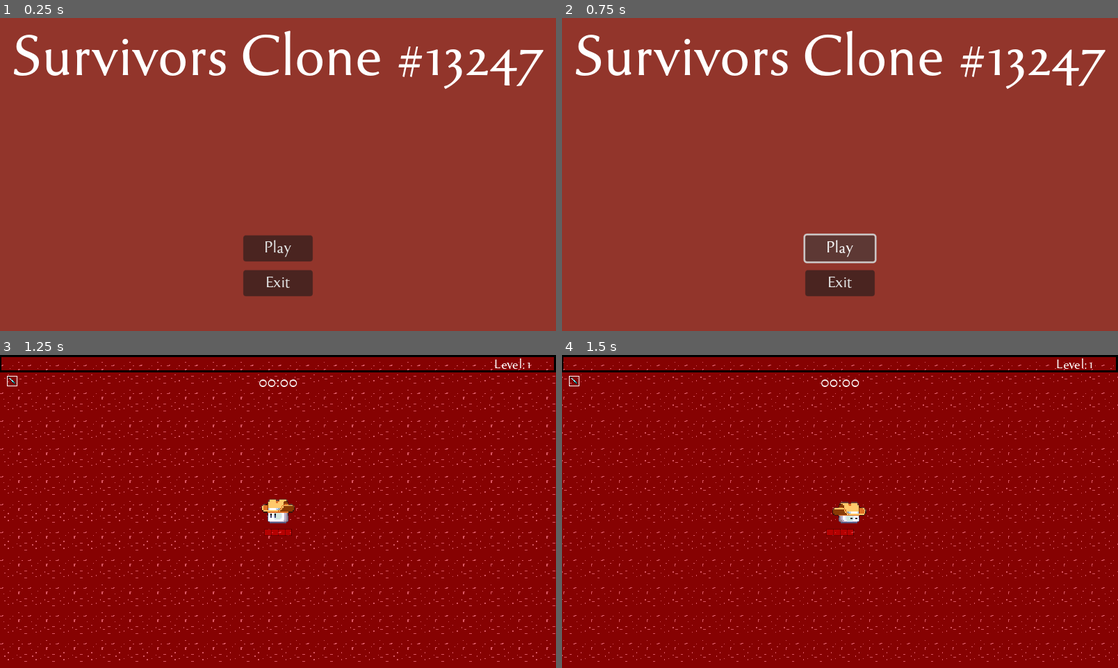
Above: before the commit, frames 1-4 (two rows, left to right).
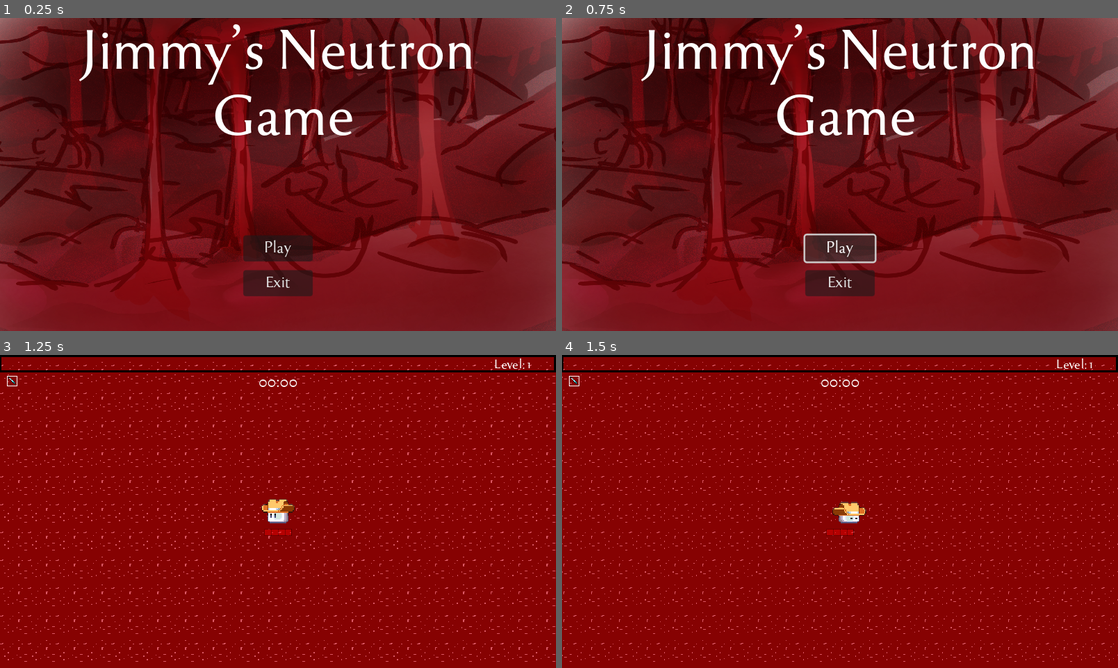
Above: after the commit, the same moments.

Repository: Magnus-Mage/GMTK-2024-Rythm
Game: Godot game, scene res://TitleScreen/menu.tscn
Same seed, same stepped clock (60 frames per second), same inputs: the game is played once before the commit and once after it. Sound files missing from this copy of the repository are replaced by a short silence.
Inputs (mouse positions are in pixels of both pictures, inside the frame that each line leads up to):
- Up to frame 1 (0.25 s): no input
- Up to frame 2 (0.75 s): click "Play" at 0.5 s
- Up to frame 3 (1.25 s): no input
- Up to frame 4 (1.5 s): tap Enter at 1.25 s; move the mouse to (962, 495) at 1.27 s; press the mouse at (962, 495) at 1.28 s; hold D (right) from 1.28 s (still down)

The runs differ from the first frame. In frame 1, 92% of the frame differs, in the area x 0-100%, y 0-100%; in frame 2, 91%; in frame 3, nothing differs; in frame 4, nothing differs.

Commit message:
final submit for now

Diff:
--- a/Enemy/enemy_cyclops.tscn
+++ b/Enemy/enemy_cyclops.tscn
@@ -1,7 +1,7 @@
 [gd_scene load_steps=12 format=3 uid="uid://bok7kd2psi5gl"]
 
 [ext_resource type="Script" path="res://Enemy/enemy.gd" id="1_c35cp"]
-[ext_resource type="Texture2D" uid="uid://b4tu8mxdnvsy1" path="res://Textures/Enemy/cyclops.png" id="2_qrtfd"]
+[ext_resource type="Texture2D" uid="uid://bhe1qbt43qnby" path="res://Textures/Enemy/germ_cyclops.png" id="2_8qpfn"]
 [ext_resource type="PackedScene" uid="uid://xy3cvpwdy828" path="res://Utility/hurt_box.tscn" id="3_4pchf"]
 [ext_resource type="PackedScene" uid="uid://uhr6mtuisqm1" path="res://Utility/hit_box.tscn" id="4_kwfkt"]
 [ext_resource type="AudioStream" uid="uid://bi7t7cjthnhhc" path="res://Audio/SoundEffect/enemy_hit.ogg" id="5_f6kha"]
@@ -11,7 +11,6 @@
 height = 14.0
 
 [sub_resource type="Animation" id="Animation_xfnyu"]
-length = 0.001
 tracks/0/type = "value"
 tracks/0/imported = false
 tracks/0/enabled = true
@@ -22,12 +21,12 @@
 "times": PackedFloat32Array(0),
 "transitions": PackedFloat32Array(1),
 "update": 1,
-"values": [0]
+"values": [1]
 }
 
 [sub_resource type="Animation" id="Animation_w8hns"]
 resource_name = "walk"
-length = 0.6
+length = 2.0
 loop_mode = 1
 tracks/0/type = "value"
 tracks/0/imported = false
@@ -36,10 +35,10 @@
 tracks/0/interp = 1
 tracks/0/loop_wrap = true
 tracks/0/keys = {
-"times": PackedFloat32Array(0, 0.3, 0.6),
-"transitions": PackedFloat32Array(1, 1, 1),
+"times": PackedFloat32Array(0, 0.1, 0.2, 0.3, 0.4, 0.5, 0.6, 0.7, 0.8, 0.9, 1, 1.1, 1.2, 1.3, 1.4, 1.5, 1.6, 1.7, 1.8),
+"transitions": PackedFloat32Array(1, 1, 1, 1, 1, 1, 1, 1, 1, 1, 1, 1, 1, 1, 1, 1, 1, 1, 1),
 "update": 1,
-"values": [0, 1, 0]
+"values": [0, 1, 2, 3, 4, 5, 6, 7, 8, 9, 10, 11, 12, 13, 14, 15, 16, 17, 18]
 }
 
 [sub_resource type="AnimationLibrary" id="AnimationLibrary_regpg"]
@@ -66,8 +65,9 @@
 enemy_damage = 5
 
 [node name="Sprite2D" type="Sprite2D" parent="."]
-texture = ExtResource("2_qrtfd")
-hframes = 2
+texture = ExtResource("2_8qpfn")
+vframes = 20
+frame = 1
 
 [node name="CollisionShape2D" type="CollisionShape2D" parent="."]
 shape = SubResource("CapsuleShape2D_24u87")
--- a/Enemy/enemy_juggernaut.tscn
+++ b/Enemy/enemy_juggernaut.tscn
@@ -1,7 +1,7 @@
 [gd_scene load_steps=12 format=3 uid="uid://hcjnrdsb563h"]
 
 [ext_resource type="Script" path="res://Enemy/enemy.gd" id="1_r5pfe"]
-[ext_resource type="Texture2D" uid="uid://blpjl8raquq2s" path="res://Textures/Enemy/juggernaut.png" id="2_hyeot"]
+[ext_resource type="Texture2D" uid="uid://dkkj7ul2241mu" path="res://Textures/Enemy/germ_juggernaut.png" id="2_sa373"]
 [ext_resource type="PackedScene" uid="uid://xy3cvpwdy828" path="res://Utility/hurt_box.tscn" id="3_nvgld"]
 [ext_resource type="PackedScene" uid="uid://uhr6mtuisqm1" path="res://Utility/hit_box.tscn" id="4_pe6tj"]
 [ext_resource type="AudioStream" uid="uid://bi7t7cjthnhhc" path="res://Audio/SoundEffect/enemy_hit.ogg" id="5_h3y3s"]
@@ -22,12 +22,12 @@
 "times": PackedFloat32Array(0),
 "transitions": PackedFloat32Array(1),
 "update": 1,
-"values": [0]
+"values": [1]
 }
 
 [sub_resource type="Animation" id="Animation_w8hns"]
 resource_name = "walk"
-length = 0.6
+length = 0.5
 loop_mode = 1
 tracks/0/type = "value"
 tracks/0/imported = false
@@ -36,10 +36,10 @@
 tracks/0/interp = 1
 tracks/0/loop_wrap = true
 tracks/0/keys = {
-"times": PackedFloat32Array(0, 0.3, 0.6),
-"transitions": PackedFloat32Array(1, 1, 1),
+"times": PackedFloat32Array(0, 0.1, 0.2, 0.3, 0.4),
+"transitions": PackedFloat32Array(1, 1, 1, 1, 1),
 "update": 1,
-"values": [0, 1, 0]
+"values": [0, 1, 2, 3, 4]
 }
 
 [sub_resource type="AnimationLibrary" id="AnimationLibrary_regpg"]
@@ -66,8 +66,9 @@
 enemy_damage = 8
 
 [node name="Sprite2D" type="Sprite2D" parent="."]
-texture = ExtResource("2_hyeot")
-hframes = 2
+texture = ExtResource("2_sa373")
+vframes = 6
+frame = 1
 
 [node name="CollisionShape2D" type="CollisionShape2D" parent="."]
 shape = SubResource("CapsuleShape2D_24u87")
--- a/Enemy/enemy_kobold_strong.tscn
+++ b/Enemy/enemy_kobold_strong.tscn
@@ -1,7 +1,7 @@
 [gd_scene load_steps=12 format=3 uid="uid://bbvhxvk65o8el"]
 
 [ext_resource type="Script" path="res://Enemy/enemy.gd" id="1_dnf7l"]
-[ext_resource type="Texture2D" uid="uid://b3hvvindvaacd" path="res://Textures/Enemy/kolbold_strong.png" id="2_xd60h"]
+[ext_resource type="Texture2D" uid="uid://6n206oklcpg8" path="res://Textures/Enemy/germ_kobold_strong.png" id="2_f4qky"]
 [ext_resource type="PackedScene" uid="uid://xy3cvpwdy828" path="res://Utility/hurt_box.tscn" id="3_avoap"]
 [ext_resource type="PackedScene" uid="uid://uhr6mtuisqm1" path="res://Utility/hit_box.tscn" id="4_e7l5k"]
 [ext_resource type="AudioStream" uid="uid://bi7t7cjthnhhc" path="res://Audio/SoundEffect/enemy_hit.ogg" id="5_tph6t"]
@@ -22,12 +22,12 @@
 "times": PackedFloat32Array(0),
 "transitions": PackedFloat32Array(1),
 "update": 1,
-"values": [0]
+"values": [1]
 }
 
 [sub_resource type="Animation" id="Animation_w8hns"]
 resource_name = "walk"
-length = 0.6
+length = 0.9
 loop_mode = 1
 tracks/0/type = "value"
 tracks/0/imported = false
@@ -36,10 +36,10 @@
 tracks/0/interp = 1
 tracks/0/loop_wrap = true
 tracks/0/keys = {
-"times": PackedFloat32Array(0, 0.3, 0.6),
-"transitions": PackedFloat32Array(1, 1, 1),
+"times": PackedFloat32Array(0, 0.1, 0.2, 0.3, 0.4, 0.5, 0.6, 0.7),
+"transitions": PackedFloat32Array(1, 1, 1, 1, 1, 1, 1, 1),
 "update": 1,
-"values": [0, 1, 0]
+"values": [0, 1, 2, 3, 4, 5, 6, 7]
 }
 
 [sub_resource type="AnimationLibrary" id="AnimationLibrary_regpg"]
@@ -64,8 +64,9 @@
 enemy_damage = 2
 
 [node name="Sprite2D" type="Sprite2D" parent="."]
-texture = ExtResource("2_xd60h")
-hframes = 2
+texture = ExtResource("2_f4qky")
+vframes = 9
+frame = 1
 
 [node name="CollisionShape2D" type="CollisionShape2D" parent="."]
 position = Vector2(1, 3)
--- a/Rythm/idle_arrow_left.tscn
+++ b/Rythm/idle_arrow_left.tscn
@@ -7,6 +7,21 @@
 
 [sub_resource type="RectangleShape2D" id="RectangleShape2D_pjcbu"]
 size = Vector2(24, 24)
+
+[sub_resource type="Animation" id="Animation_oyduw"]
+length = 0.001
+tracks/0/type = "value"
+tracks/0/imported = false
+tracks/0/enabled = true
+tracks/0/path = NodePath(".:modulate")
+tracks/0/interp = 1
+tracks/0/loop_wrap = true
+tracks/0/keys = {
+"times": PackedFloat32Array(0),
+"transitions": PackedFloat32Array(1),
+"update": 0,
+"values": [Color(1, 1, 1, 0)]
+}
 
 [sub_resource type="Animation" id="Animation_g4cc7"]
 resource_name = "good"
@@ -21,21 +36,6 @@
 "transitions": PackedFloat32Array(1, 1),
 "update": 0,
 "values": [Color(1, 1, 1, 1), Color(1, 1, 1, 0)]
-}
-
-[sub_resource type="Animation" id="Animation_oyduw"]
-length = 0.001
-tracks/0/type = "value"
-tracks/0/imported = false
-tracks/0/enabled = true
-tracks/0/path = NodePath(".:modulate")
-tracks/0/interp = 1
-tracks/0/loop_wrap = true
-tracks/0/keys = {
-"times": PackedFloat32Array(0),
-"transitions": PackedFloat32Array(1),
-"update": 0,
-"values": [Color(1, 1, 1, 0)]
 }
 
 [sub_resource type="AnimationLibrary" id="AnimationLibrary_qgob2"]
--- a/TitleScreen/menu.tscn
+++ b/TitleScreen/menu.tscn
@@ -1,7 +1,8 @@
-[gd_scene load_steps=4 format=3 uid="uid://dcyka5e06knff"]
+[gd_scene load_steps=5 format=3 uid="uid://dcyka5e06knff"]
 
 [ext_resource type="Script" path="res://TitleScreen/menu.gd" id="1_oi0p3"]
 [ext_resource type="FontFile" uid="uid://cb4e8g30xxp5u" path="res://Font/tenderness.otf" id="1_xdjxl"]
+[ext_resource type="Texture2D" uid="uid://6m53aefw83d0" path="res://Textures/GUI/background_gmtk.png" id="2_tdkwy"]
 [ext_resource type="PackedScene" uid="uid://b7c7gsdx2rkjm" path="res://Utility/basic_button.tscn" id="3_kwsdd"]
 
 [node name="Menu" type="Control"]
@@ -13,19 +14,21 @@
 grow_vertical = 2
 script = ExtResource("1_oi0p3")
 
-[node name="ColorRect" type="ColorRect" parent="."]
+[node name="ColorRect" type="TextureRect" parent="."]
 layout_mode = 0
-offset_right = 673.0
-offset_bottom = 382.0
-color = Color(0.572549, 0.207843, 0.168627, 1)
+offset_right = 1700.0
+offset_bottom = 1300.0
+scale = Vector2(0.376477, 0.277255)
+texture = ExtResource("2_tdkwy")
 
 [node name="Label" type="Label" parent="."]
 layout_mode = 0
 offset_right = 640.0
-offset_bottom = 100.0
+offset_bottom = 161.0
 theme_override_fonts/font = ExtResource("1_xdjxl")
 theme_override_font_sizes/font_size = 72
-text = "Survivors Clone #13247"
+text = "Jimmy's Neutron
+ Game"
 horizontal_alignment = 1
 vertical_alignment = 1
 
--- a/Utility/upgrade_db.gd
+++ b/Utility/upgrade_db.gd
@@ -6,96 +6,96 @@
 const UPGRADES = {
 	"icespear1": {
 		"icon": WEAPON_PATH + "ice_spear.png",
-		"displayname": "Ice Spear",
-		"details": "A spear of ice is thrown at a random enemy",
+		"displayname": "Injections",
+		"details": "A injection is thrown at a random enemy",
 		"level": "Level: 1",
 		"prerequisite": [],
 		"type": "weapon"
 	},
 	"icespear2": {
 		"icon": WEAPON_PATH + "ice_spear.png",
-		"displayname": "Ice Spear",
-		"details": "An addition Ice Spear is thrown",
+		"displayname": "Injections",
+		"details": "An addition Injection is thrown",
 		"level": "Level: 2",
 		"prerequisite": ["icespear1"],
 		"type": "weapon"
 	},
 	"icespear3": {
 		"icon": WEAPON_PATH + "ice_spear.png",
-		"displayname": "Ice Spear",
-		"details": "Ice Spears now pass through another enemy and do + 3 damage",
+		"displayname": "Injections",
+		"details": "Injection now pass through another enemy and do + 3 damage",
 		"level": "Level: 3",
 		"prerequisite": ["icespear2"],
 		"type": "weapon"
 	},
 	"icespear4": {
 		"icon": WEAPON_PATH + "ice_spear.png",
-		"displayname": "Ice Spear",
-		"details": "An additional 2 Ice Spears are thrown",
+		"displayname": "Injections",
+		"details": "An additional 2 Injections are thrown",
 		"level": "Level: 4",
 		"prerequisite": ["icespear3"],
 		"type": "weapon"
 	},
 	"javelin1": {
 		"icon": WEAPON_PATH + "javelin_3_new_attack.png",
-		"displayname": "Javelin",
-		"details": "A magical javelin will follow you attacking enemies in a straight line",
+		"displayname": "Thermometer",
+		"details": "A magical Thermometer will follow you attacking enemies in a straight line",
 		"level": "Level: 1",
 		"prerequisite": [],
 		"type": "weapon"
 	},
 	"javelin2": {
 		"icon": WEAPON_PATH + "javelin_3_new_attack.png",
-		"displayname": "Javelin",
-		"details": "The javelin will now attack an additional enemy per attack",
+		"displayname": "Thermometer",
+		"details": "The Thermometer will now attack an additional enemy per attack",
 		"level": "Level: 2",
 		"prerequisite": ["javelin1"],
 		"type": "weapon"
 	},
 	"javelin3": {
 		"icon": WEAPON_PATH + "javelin_3_new_attack.png",
-		"displayname": "Javelin",
-		"details": "The javelin will attack another additional enemy per attack",
+		"displayname": "Thermometer",
+		"details": "The Thermometer will attack another additional enemy per attack",
 		"level": "Level: 3",
 		"prerequisite": ["javelin2"],
 		"type": "weapon"
 	},
 	"javelin4": {
 		"icon": WEAPON_PATH + "javelin_3_new_attack.png",
-		"displayname": "Javelin",
-		"details": "The javelin now does + 5 damage per attack and causes 20% additional knockback",
+		"displayname": "Thermometer",
+		"details": "The Thermometer now does + 5 damage per attack and causes 20% additional knockback",
 		"level": "Level: 4",
 		"prerequisite": ["javelin3"],
 		"type": "weapon"
 	},
 	"tornado1": {
-		"icon": WEAPON_PATH + "tornado.png",
+		"icon": WEAPON_PATH + "sword.png",
+		"displayname": "Cough Syrup",
+		"details": "A Cough Syrup is created and random heads somewhere in the players direction",
+		"level": "Level: 1",
+		"prerequisite": [],
+		"type": "weapon"
+	},
+	"tornado2": {
+		"icon": WEAPON_PATH + "sword.png",
+		"displayname": "Cough Syrup",
+		"details": "An additional Cough Syrup is created",
+		"level": "Level: 2",
+		"prerequisite": ["tornado1"],
+		"type": "weapon"
+	},
+	"tornado3": {
+		"icon": WEAPON_PATH + "sword.png",
+		"displayname": "Cough Syrup",
+		"details": "The Cough Syrup cooldown is reduced by 0.5 seconds",
+		"level": "Level: 3",
+		"prerequisite": ["tornado2"],
+		"type": "weapon"
+	},
+	"tornado4": {
+		"icon": WEAPON_PATH + "sword.png",
 		"displayname": "Tornado",
-		"details": "A tornado is created and random heads somewhere in the players direction",
-		"level": "Level: 1",
-		"prerequisite": [],
-		"type": "weapon"
-	},
-	"tornado2": {
-		"icon": WEAPON_PATH + "tornado.png",
-		"displayname": "Tornado",
-		"details": "An additional Tornado is created",
-		"level": "Level: 2",
-		"prerequisite": ["tornado1"],
-		"type": "weapon"
-	},
-	"tornado3": {
-		"icon": WEAPON_PATH + "tornado.png",
-		"displayname": "Tornado",
-		"details": "The Tornado cooldown is reduced by 0.5 seconds",
-		"level": "Level: 3",
-		"prerequisite": ["tornado2"],
-		"type": "weapon"
-	},
-	"tornado4": {
-		"icon": WEAPON_PATH + "tornado.png",
-		"displayname": "Tornado",
-		"details": "An additional tornado is created and the knockback is increased by 25%",
+		"details": "An additional Cough Syrup is created and the knockback is increased by 25%",
 		"level": "Level: 4",
 		"prerequisite": ["tornado3"],
 		"type": "weapon"
Binary file added: Textures/Enemy/germ_cyclops.png
Binary file added: Textures/Enemy/germ_juggernaut.png
Binary file added: Textures/Enemy/germ_kobold_strong.png
Binary file added: Textures/GUI/background_gmtk.png
Binary file changed: Textures/Items/Weapons/injection_ice_spear.png
Not shown: 1 places in World2/test_level.tscn that only renumber resources
Not shown, added: export_presets.cfg
